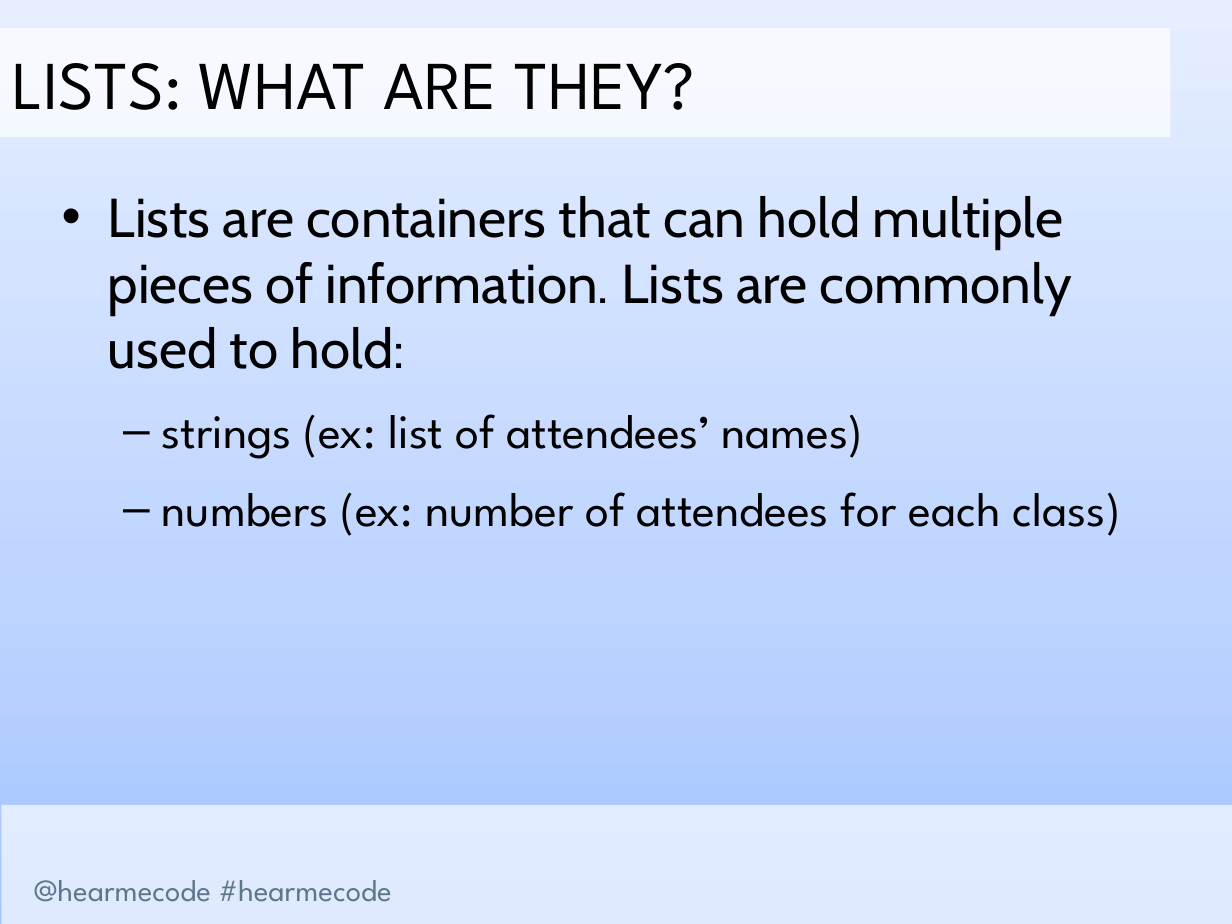
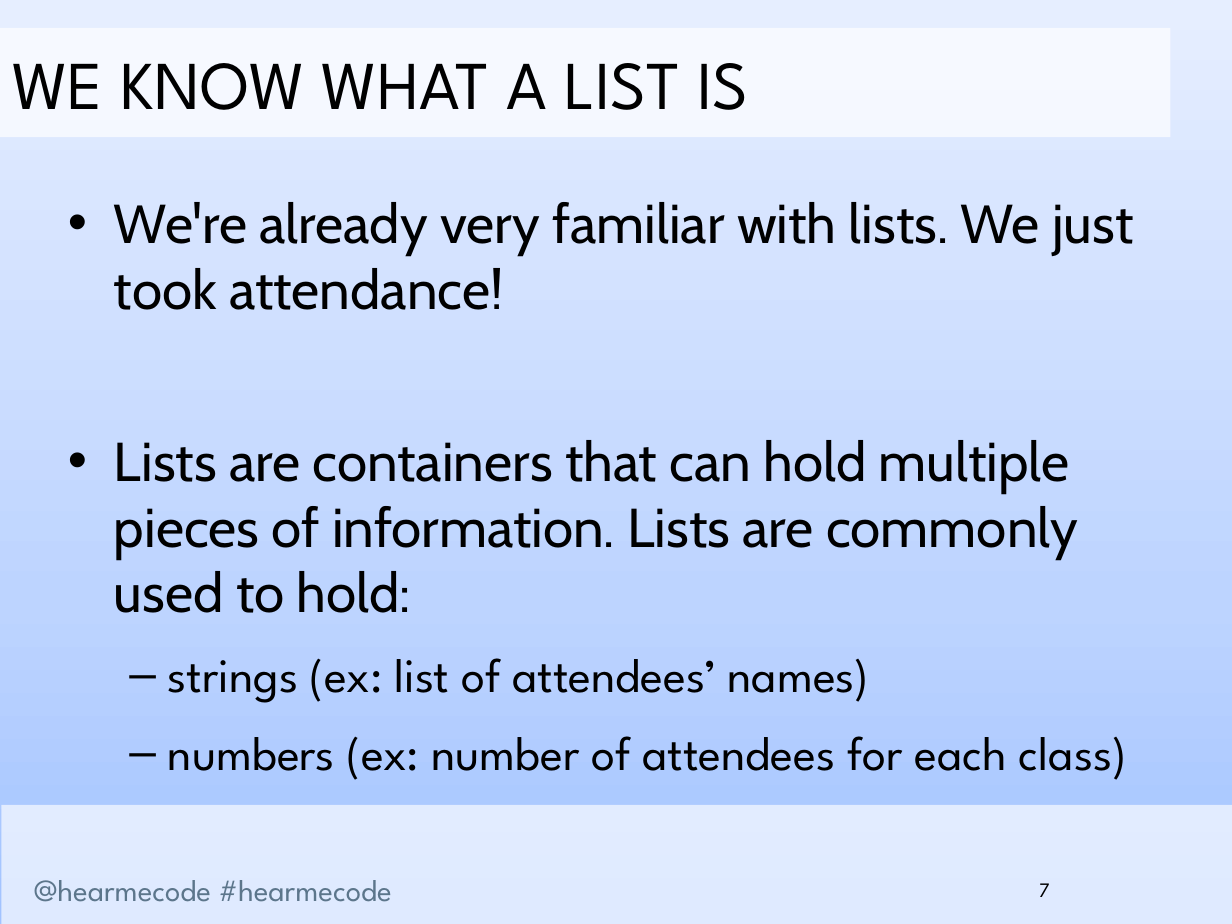
Before and after one commit to hearmecode/slides, a slide deck: slide 7 of Lesson 2/Hear Me Code - Lists and Loops.pptx. Drawn at 1232x924 pixels with LibreOffice and Linux fonts; fonts in the diff are those of the drawing; background and template pictures are left out. Boxes give left, top, right and bottom in pixels: in the first picture for what was removed or moved away, otherwise in the second. Text is boxed around its words. In the diff, an @@ line names an element or a change of style, - is before the commit and + after.

```diff
--- a/Lesson 2/Hear Me Code - Lists and Loops.pptx
+++ b/Lesson 2/Hear Me Code - Lists and Loops.pptx
@@ text in rectangle at [12,63,749,110]: text changed @@
-LISTS: WHAT ARE THEY?
+WE KNOW WHAT A LIST IS
@@ text at [114,202,1133,310]: paragraph added @@
+• We're already very familiar with lists. We just took attendance!
@@ page number added at [1039,883,1050,897], 12 pt, text #000000 @@
+7
```
Also in this commit, not shown: 29 other slides changed, 7 slides added, 3 slides removed, 2 other files.
